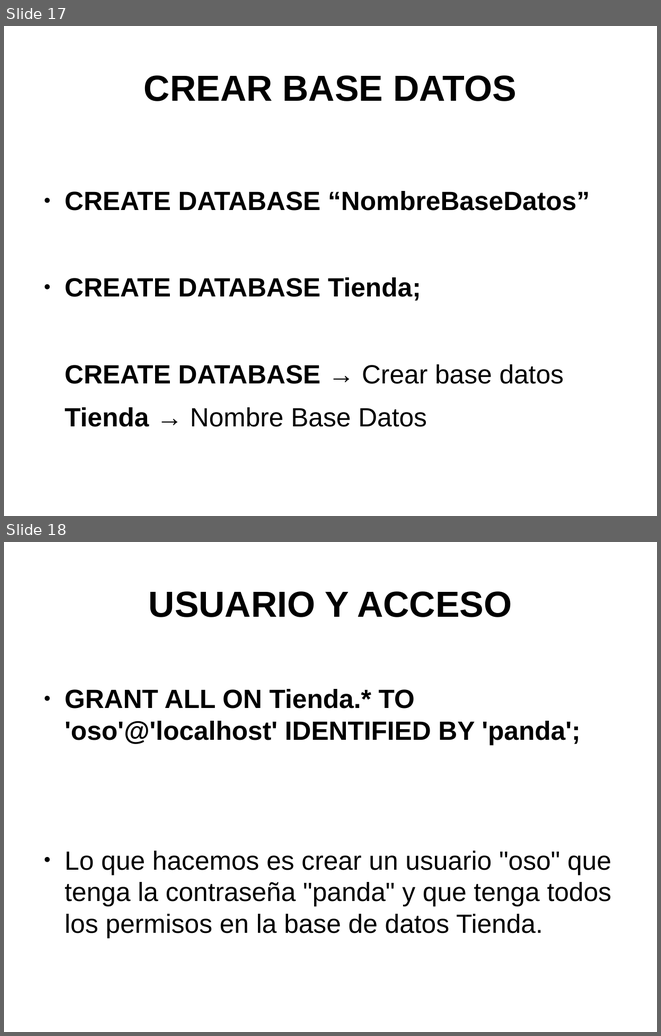
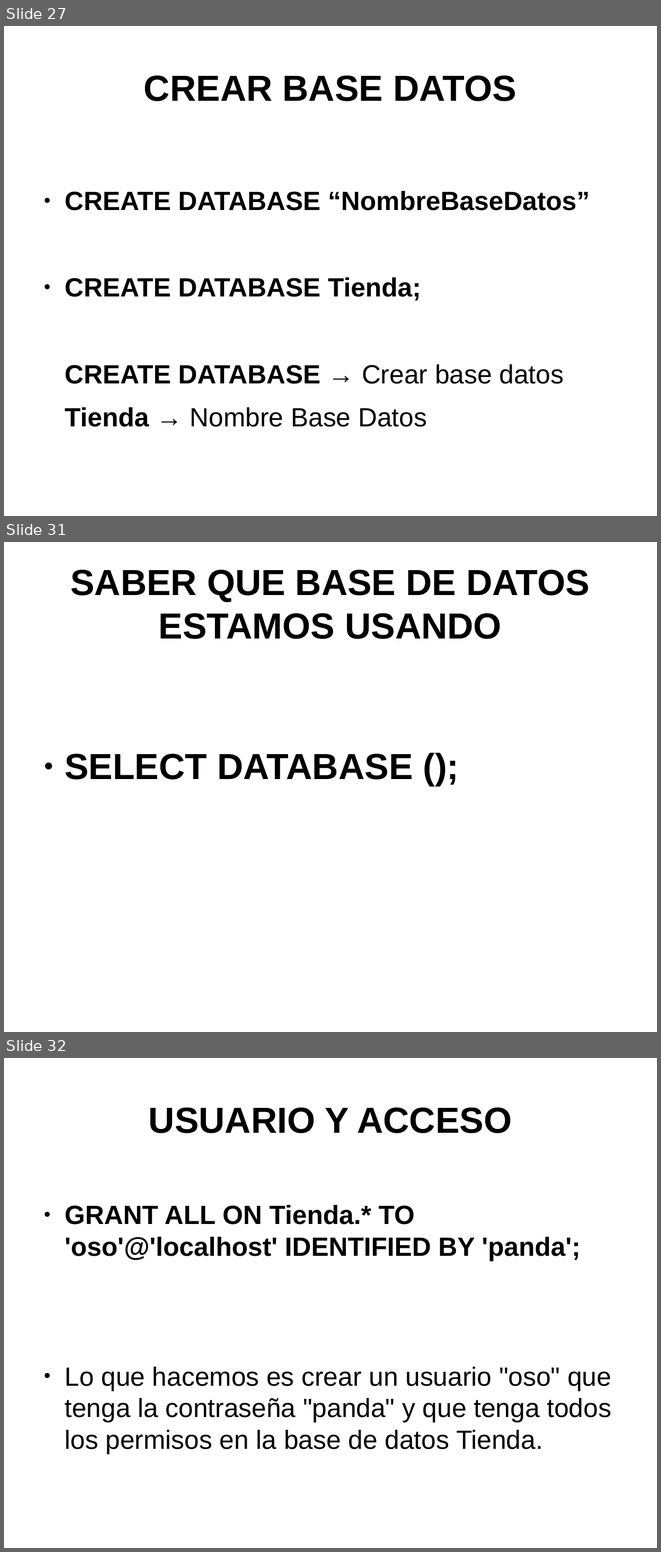
Before and after one commit to psicobyte/CursoPythonAvanzado, a slide deck: BaseDeDatosPython.odp. Shown one above the other, each under a label of ours: slides 17 and 18 before the commit, slides 27, 31 and 32 after it; the slides between them are not shown. The pictures are 661x1036 and 661x1552 pixels, drawn with LibreOffice and Linux fonts; fonts in the diff are those of the drawing. Boxes give left, top, right and bottom in pixels: in the first picture for what was removed or moved away, otherwise in the second. Text is boxed around its words. In the diff, an @@ line names an element or a change of style, - is before the commit and + after.

Commit message:
Presentación Base datos python

```diff
--- a/BaseDeDatosPython.odp
+++ b/BaseDeDatosPython.odp
@@ slide 31 added at box(4, 542, 657, 1032), background #FFFFFF @@
@@ title added at box(70, 570, 590, 639), 44 pt, text #000000, bold @@
+SABER QUE BASE DE DATOS ESTAMOS USANDO
@@ text added at box(64, 753, 413, 779), 44 pt, text #000000, bold @@
+● SELECT DATABASE ();
@@ what was slide 17 is now slide 27 @@
@@ what was slide 18 is now slide 32 @@
```
Also in this commit, not shown: 5 slides changed, 38 other slides added, 3 other files.
